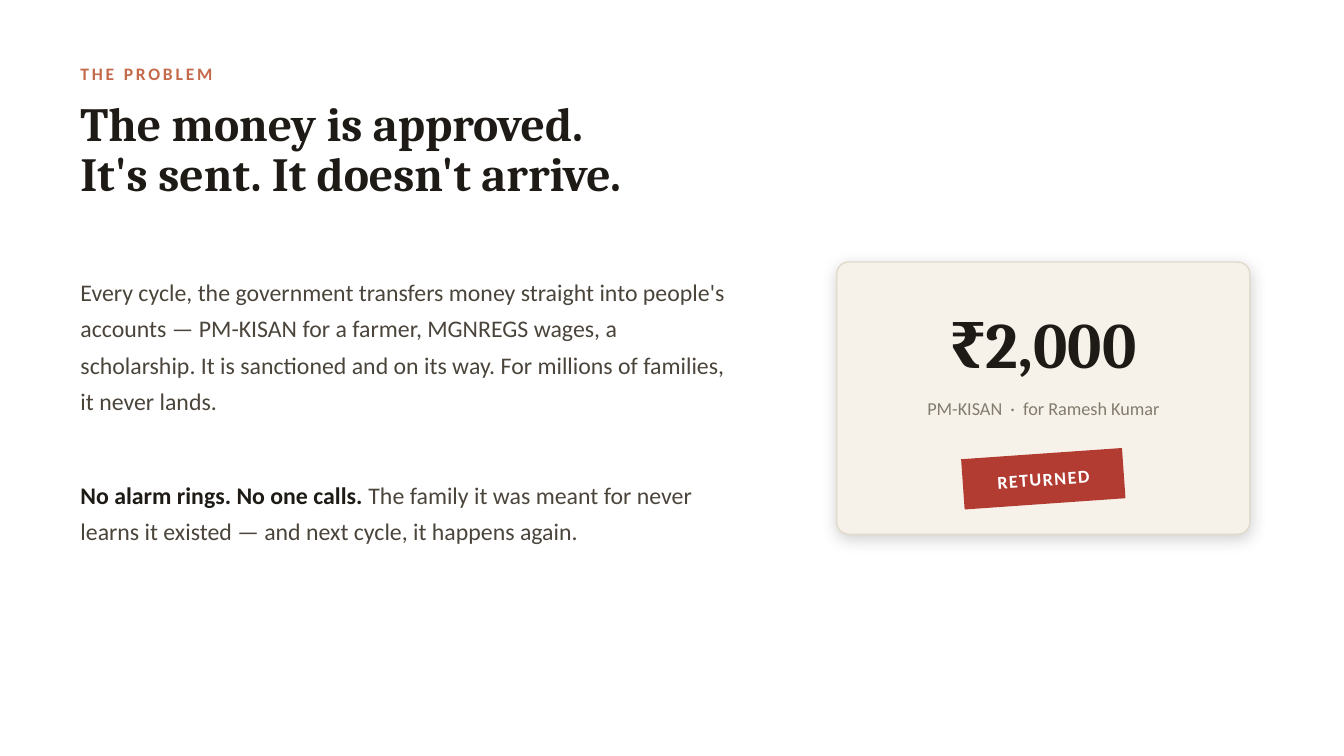
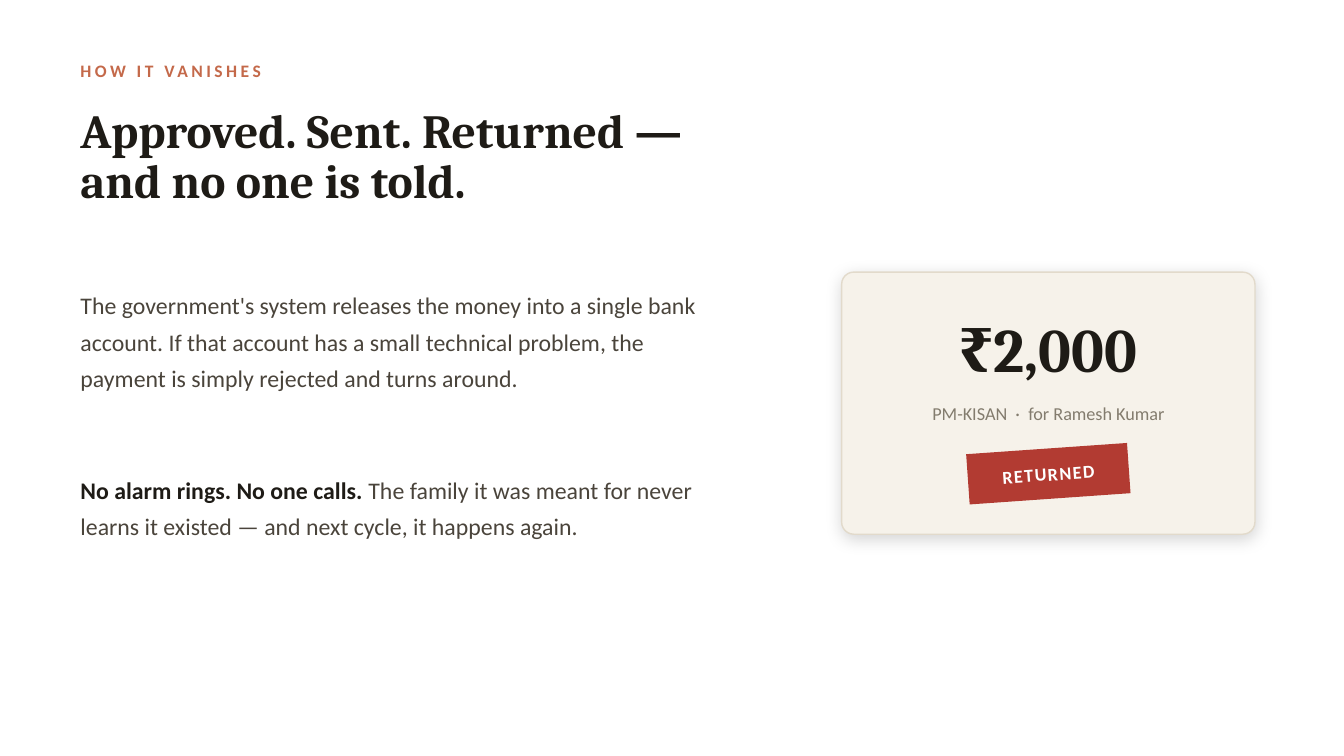
Before and after one commit to mahakchoradia19-droid/nischay-sbi, a slide deck: slide 3 of docs/Nischay_SBI_Hackathon.pptx (slide 2 before the commit). Drawn at 1344x756 pixels with LibreOffice and Linux fonts; fonts in the diff are those of the drawing. Boxes give left, top, right and bottom in pixels: in the first picture for what was removed or moved away, otherwise in the second. Text is boxed around its words. In the diff, an @@ line names an element or a change of style, - is before the commit and + after.

```diff
--- a/docs/Nischay_SBI_Hackathon.pptx
+++ b/docs/Nischay_SBI_Hackathon.pptx
@@ text removed at [80, 68, 213, 80] @@
-THE PROBLEM
@@ text removed at [80, 108, 621, 192] @@
-The money is approved.
-It's sent. It doesn't arrive.
@@ text added at [80, 115, 624, 199], 34 pt, text #1E1B16, bold @@
+Approved. Sent. Returned —
+and no one is told.
@@ text at [80, 297, 695, 391]: text changed @@
-Every cycle, the government transfers money straight into people's accounts — PM-KISAN for a farmer, MGNREGS wages, a scholarship. It is sanctioned and on its way. For millions of families, it never lands.
+The government's system releases the money into a single bank account. If that account has a small technical problem, the payment is simply rejected and turns around.
@@ rounded rectangle: place and size @@
-rounded rectangle at [837, 262, 1250, 534]
+rounded rectangle at [842, 272, 1255, 534]
@@ rounded rectangle at [842, 272, 1255, 534]: shadow changed; proportions changed @@
@@ text "₹2,000" at [993, 330, 1137, 381]: size 46 to 44 pt @@
@@ text "PM-KISAN · for Ramesh Kumar": place and size @@
-text "PM-KISAN · for Ramesh Kumar" at [927, 402, 1159, 415]
+text "PM-KISAN · for Ramesh Kumar" at [932, 407, 1164, 420]
@@ text "No alarm rings. No one ...": place and size @@
-text "No alarm rings. No one ..." at [80, 487, 692, 544]
+text "No alarm rings. No one ..." at [80, 482, 692, 539]
@@ text "RETURNED": place and size @@
-text "RETURNED" at [998, 471, 1090, 489]
+text "RETURNED" at [1003, 466, 1095, 484]
@@ rectangle: place and size @@
-rectangle at [961, 448, 1126, 510]
+rectangle at [966, 443, 1131, 505]
@@ text added at [474, 482, 487, 499], 12.5 pt, text #C4694A, bold @@
+HOW IT VANISHES
```
Also in this commit, not shown: 5 other slides changed, 6 slides added, 6 slides removed, 8 other files.
